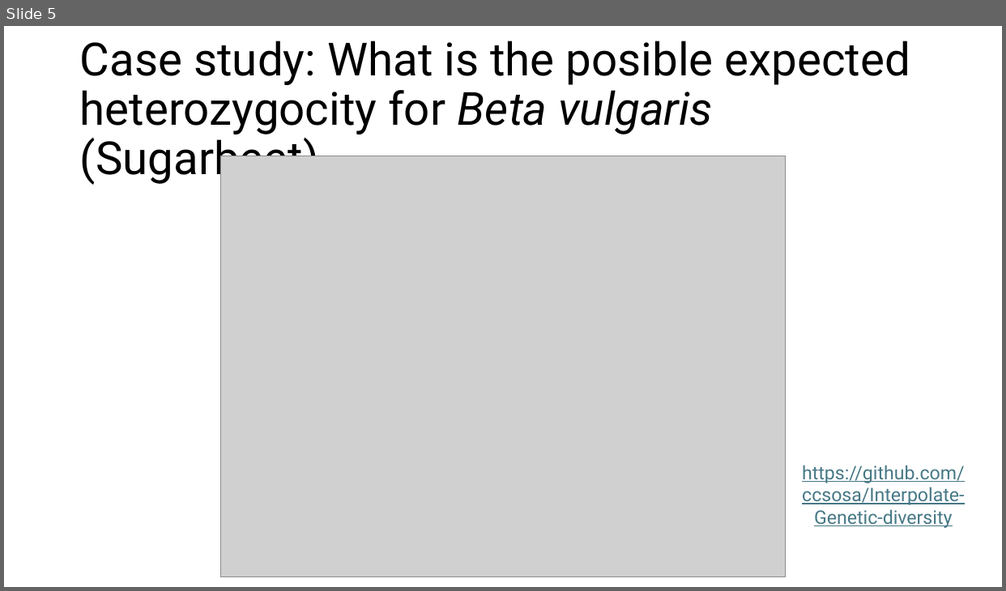
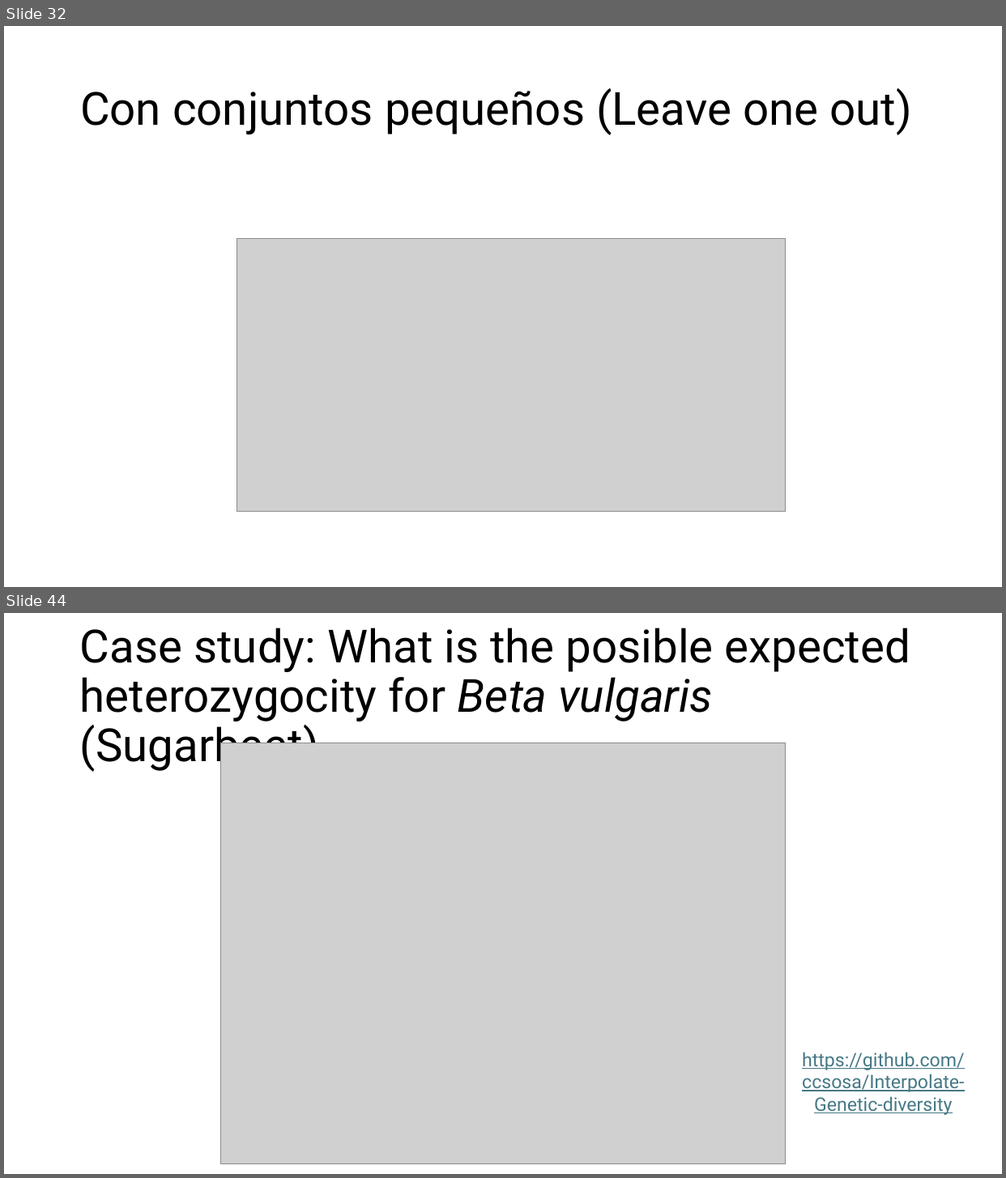
Before and after one commit to ccsosa/SDM_2026_2, a slide deck: 003_Machine_learning_R/Introduction to machine learning in R!.pptx. Shown one above the other, each under a label of ours: slide 5 before the commit, slides 32 and 44 after it; the slides between them are not shown. The pictures are 1006x591 and 1006x1178 pixels, drawn with LibreOffice and Linux fonts; fonts in the diff are those of the drawing; grey boxes stand for pictures. Boxes give left, top, right and bottom in pixels: in the first picture for what was removed or moved away, otherwise in the second. Text is boxed around its words. In the diff, an @@ line names an element or a change of style, - is before the commit and + after.

```diff
--- a/003_Machine_learning_R/Introduction to machine learning in R!.pptx
+++ b/003_Machine_learning_R/Introduction to machine learning in R!.pptx
@@ slide 32 added at [4,26,1002,587], background #FFFFFF @@
@@ title added at [80,88,911,135], 44 pt, text #000000 @@
+Con conjuntos pequeños (Leave one out)
@@ picture added at [236,238,785,512] @@
@@ what was slide 5 is now slide 44 @@
```
Also in this commit, not shown: 44 other slides added, 7 slides removed, 26 other files.
